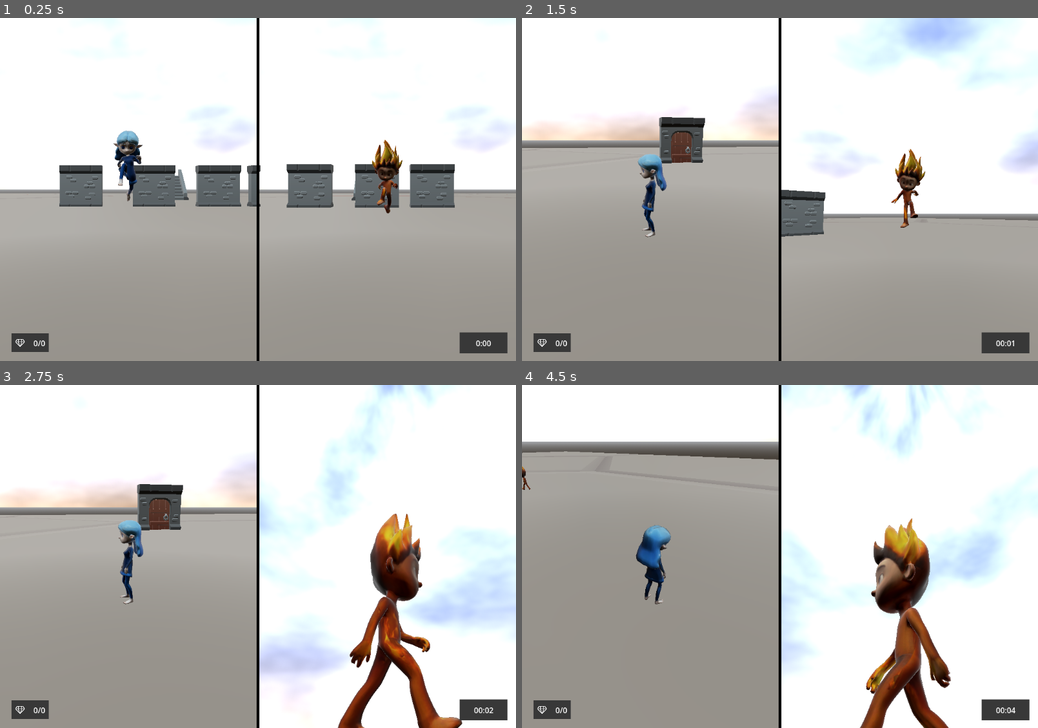
Above: before the commit, frames 1-4 (two rows, left to right).
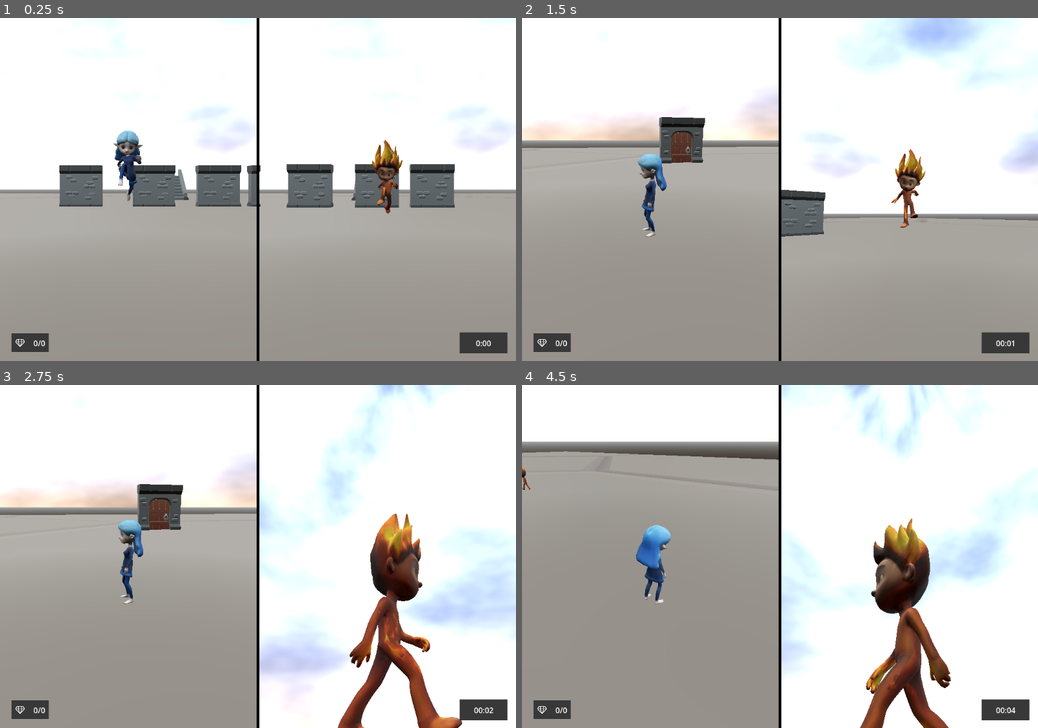
Above: after the commit, the same moments.

Repository: petrchatrny/fireboy-watergirl-3d
Game: Godot game, scene res://Levels/test_level_2.tscn
Same seed, same stepped clock (60 frames per second), same inputs: the game is played once before the commit and once after it.
Inputs (mouse positions are in pixels of both pictures, inside the frame that each line leads up to):
- Up to frame 1 (0.25 s): no input
- Up to frame 2 (1.5 s): move the mouse to (893, 172) at 0.52 s; hold Right (fb_walk_right) 0.53-1.28 s; click (893, 172) at 0.77 s; move the mouse to (676, 206) at 1.27 s; hold Down (fb_walk_backward) from 1.28 s (still down)
- Up to frame 3 (2.75 s): click (154, 573) at 1.52 s; move the mouse to (309, 481) at 2.02 s; release Down (fb_walk_backward) at 2.03 s; hold Right (fb_walk_right) from 2.03 s (still down)
- Up to frame 4 (4.5 s): move the mouse to (754, 625) at 2.77 s; release Right (fb_walk_right) at 2.78 s; hold Up (fb_walk_forward) 2.78-3.53 s; click (754, 625) at 3.02 s; move the mouse to (934, 607) at 3.52 s; hold Left (fb_walk_left) from 3.53 s (still down); click (934, 607) at 3.77 s; move the mouse to (625, 505) at 4.27 s

The runs differ from the first frame. In frame 1, 0.5% of the frame differs, in the area x 22-78%, y 32-57%; in frame 2, 0.4%; in frame 3, 1.7%; in frame 4, 2.3%, in the area x 0-84%, y 23-100%.

Commit message:
Fix metalicity
Lower characeters metalicity

Diff:
--- /dev/null
+++ b/Assets/Material/fireboy_material.tres
@@ -0,0 +1,9 @@
+[gd_resource type="StandardMaterial3D" load_steps=2 format=3 uid="uid://cdcby7lephqpe"]
+
+[ext_resource type="Texture2D" uid="uid://ddw34qny8swva" path="res://Assets/Model/fireboy_0.jpg" id="1_rqqef"]
+
+[resource]
+resource_name = "Material.001"
+cull_mode = 2
+albedo_texture = ExtResource("1_rqqef")
+roughness = 0.7
--- /dev/null
+++ b/Assets/Material/watergirl_material.tres
@@ -0,0 +1,9 @@
+[gd_resource type="StandardMaterial3D" load_steps=2 format=3 uid="uid://bcummiyagrmeb"]
+
+[ext_resource type="Texture2D" uid="uid://bp4j6ebf3whrk" path="res://Assets/Model/watergirl_0.jpg" id="1_1kfbc"]
+
+[resource]
+resource_name = "Material.001"
+cull_mode = 2
+albedo_texture = ExtResource("1_1kfbc")
+roughness = 0.7
--- a/Scenes/water_diamond.tscn
+++ b/Scenes/water_diamond.tscn
@@ -1,13 +1,13 @@
-[gd_scene load_steps=7 format=3 uid="uid://tcv1x6gfbx4l"]
+[gd_scene load_steps=6 format=3 uid="uid://tcv1x6gfbx4l"]
 
 [ext_resource type="PackedScene" uid="uid://bw67cvuivemi" path="res://Assets/Model/diamond.glb" id="1_cbv2l"]
-[ext_resource type="Shader" uid="uid://cy5ttstfxmvxi" path="res://Scenes/diamond.gdshader" id="2_8ei8f"]
 [ext_resource type="Script" uid="uid://dmf6vi6y1ebgp" path="res://Scenes/water_diamond.gd" id="2_vl1mj"]
 
-[sub_resource type="ShaderMaterial" id="ShaderMaterial_j63wr"]
-render_priority = 0
-shader = ExtResource("2_8ei8f")
-shader_parameter/albedo_color = Color(0.363729, 0.478253, 1, 1)
+[sub_resource type="StandardMaterial3D" id="StandardMaterial3D_cbv2l"]
+albedo_color = Color(0.384077, 0.264572, 1, 1)
+emission_enabled = true
+emission = Color(0, 0.352941, 1, 1)
+emission_energy_multiplier = 2.21
 
 [sub_resource type="GDScript" id="GDScript_8ei8f"]
 script/source = "extends Area3D
@@ -53,7 +53,7 @@
 script = ExtResource("2_vl1mj")
 
 [node name="group1022280760" parent="." index="0"]
-surface_material_override/0 = SubResource("ShaderMaterial_j63wr")
+surface_material_override/0 = SubResource("StandardMaterial3D_cbv2l")
 
 [node name="Area3D" type="Area3D" parent="." index="1"]
 script = SubResource("GDScript_8ei8f")
@@ -61,3 +61,9 @@
 [node name="CollisionShape3D" type="CollisionShape3D" parent="Area3D" index="0"]
 transform = Transform3D(1, 0, 0, 0, 1, 0, 0, 0, 1, -0.00546265, -0.0531616, -0.00420475)
 shape = SubResource("BoxShape3D_xv4yd")
+
+[node name="OmniLight3D" type="OmniLight3D" parent="." index="2"]
+transform = Transform3D(1, 0, 0, 0, 1, 0, 0, 0, 1, 0, 0.0063709, 0)
+light_color = Color(0.373591, 0.567476, 1, 1)
+light_energy = 4.0
+omni_range = 4.0
--- a/Scenes/watergirl_mesh.tscn
+++ b/Scenes/watergirl_mesh.tscn
@@ -1,61 +1,6 @@
-[gd_scene load_steps=2 format=3 uid="uid://cd3el35lil6pw"]
+[gd_scene load_steps=2 format=3 uid="uid://quo17xwtr5vj"]
 
-[ext_resource type="PackedScene" uid="uid://bo21mgyxyhncn" path="res://Assets/Model/watergirl.glb" id="1_gpvjm"]
+[ext_resource type="PackedScene" uid="uid://b6nxhlar30hu3" path="res://Assets/Model/watergirl.glb" id="1_gpvjm"]
 
 [node name="WatergirlMesh" instance=ExtResource("1_gpvjm")]
 transform = Transform3D(90, 0, 0, 0, 90, 0, 0, 0, 90, 0, 0, 0)
-
-[node name="Skeleton3D" parent="Armature" index="0"]
-bones/0/position = Vector3(0.0502883, -0.0107693, -0.905736)
-bones/0/rotation = Quaternion(-0.718376, -0.0449426, 0.00628121, 0.694173)
-bones/1/rotation = Quaternion(-0.0421813, 0.00258043, -0.00359927, 0.9991)
-bones/2/rotation = Quaternion(0.0179284, -0.0178527, -0.00663998, 0.999658)
-bones/3/rotation = Quaternion(0.018099, -0.0179438, -0.00603149, 0.999657)
-bones/4/rotation = Quaternion(0.0546053, 0.00155374, 0.00731294, 0.99848)
-bones/5/rotation = Quaternion(0.0527709, -0.0162627, 0.0457277, 0.997427)
-bones/7/rotation = Quaternion(-0.540424, -0.442367, 0.58307, -0.41507)
-bones/8/rotation = Quaternion(0.444163, 0.252223, 0.14575, 0.847266)
-bones/9/rotation = Quaternion(-0.0154369, -1.76599e-05, 0.250092, 0.968099)
-bones/10/rotation = Quaternion(0.130389, 0.0352404, -0.183801, 0.97364)
-bones/11/rotation = Quaternion(0.149013, -0.0488932, 0.139937, 0.977662)
-bones/12/rotation = Quaternion(0.00609781, 0.0177763, -0.075619, 0.99696)
-bones/13/rotation = Quaternion(-0.0238164, -0.00324372, 0.0918163, 0.995486)
-bones/15/rotation = Quaternion(0.172312, 0.00893008, 0.0470881, 0.983876)
-bones/16/rotation = Quaternion(0.297206, -1.629e-06, -0.0347855, 0.954179)
-bones/17/rotation = Quaternion(0.144337, 2.41026e-06, -0.0168941, 0.989384)
-bones/19/rotation = Quaternion(0.226301, 0.00776661, 0.0325256, 0.973483)
-bones/20/rotation = Quaternion(0.200395, 0.000233131, -0.0238049, 0.979426)
-bones/21/rotation = Quaternion(0.127681, -0.000124268, -0.0144867, 0.991709)
-bones/23/rotation = Quaternion(0.278037, 0.00642624, 0.0364345, 0.959858)
-bones/24/rotation = Quaternion(0.146226, -3.48082e-08, -0.0184716, 0.989079)
-bones/25/rotation = Quaternion(0.0951078, -7.5408e-08, -0.0120142, 0.995395)
-bones/27/rotation = Quaternion(0.384745, 0.0217746, -0.0203777, 0.922541)
-bones/28/rotation = Quaternion(0.18346, 0.00642907, 0.0106617, 0.982948)
-bones/29/rotation = Quaternion(0.066681, 1.83529e-07, -0.00898548, 0.997734)
-bones/31/rotation = Quaternion(0.616208, -0.39462, 0.531278, 0.426973)
-bones/32/rotation = Quaternion(0.441666, -0.205974, -0.136985, 0.862404)
-bones/33/rotation = Quaternion(0.0025825, 2.42659e-05, -0.256141, 0.966636)
-bones/34/rotation = Quaternion(0.0010108, 0.0462758, 0.153477, 0.987068)
-bones/35/rotation = Quaternion(0.167402, -0.0989875, -0.031552, 0.980399)
-bones/36/rotation = Quaternion(0.0225981, -0.0429243, -0.0620612, 0.996893)
-bones/37/rotation = Quaternion(-0.0306776, -0.000825817, -0.0267697, 0.99917)
-bones/39/rotation = Quaternion(0.0856477, -0.0136146, -0.00612374, 0.996214)
-bones/40/rotation = Quaternion(0.34777, 0.000468389, 0.0457998, 0.93646)
-bones/41/rotation = Quaternion(0.0727526, 1.43113e-05, 0.0109164, 0.99729)
-bones/43/rotation = Quaternion(0.183286, -0.0144334, 0.0201794, 0.982747)
-bones/44/rotation = Quaternion(0.258629, 1.00583e-07, 0.0372427, 0.965258)
-bones/45/rotation = Quaternion(0.0435319, 0.0165517, 0.00700633, 0.99889)
-bones/47/rotation = Quaternion(0.259818, -0.00941691, 0.00453643, 0.965601)
-bones/48/rotation = Quaternion(0.19319, 1.17579e-07, 0.0291906, 0.980727)
-bones/49/rotation = Quaternion(0.0694782, 0.0185257, 0.0118214, 0.997341)
-bones/51/rotation = Quaternion(0.35049, -0.011995, 0.0366722, 0.935772)
-bones/52/rotation = Quaternion(0.163214, 4.37896e-07, 0.0273959, 0.98621)
-bones/53/rotation = Quaternion(0.0596234, 1.42126e-06, 0.0100082, 0.998171)
-bones/55/rotation = Quaternion(0.0369586, 0.107887, 0.993466, -0.00435632)
-bones/56/rotation = Quaternion(-0.274366, -0.0805445, 0.0327647, 0.957686)
-bones/57/rotation = Quaternion(0.633316, 0.0717713, 0.00221008, 0.770555)
-bones/58/rotation = Quaternion(0.238841, 0.00142605, -0.000278594, 0.971058)
-bones/60/rotation = Quaternion(-0.12974, 0.0849006, 0.986924, 0.0440442)
-bones/61/rotation = Quaternion(-0.15993, 0.0393988, -0.0416009, 0.985464)
-bones/62/rotation = Quaternion(0.547063, -0.0940591, 0.111778, 0.824245)
-bones/63/rotation = Quaternion(0.23982, 0.0116211, -0.00299626, 0.970743)
Not shown, changed: Assets/Model/fireboy.glb.import
Not shown, changed: Assets/Model/watergirl.glb.import
Not shown, changed: Assets/Model/watergirl_0.jpg.import
